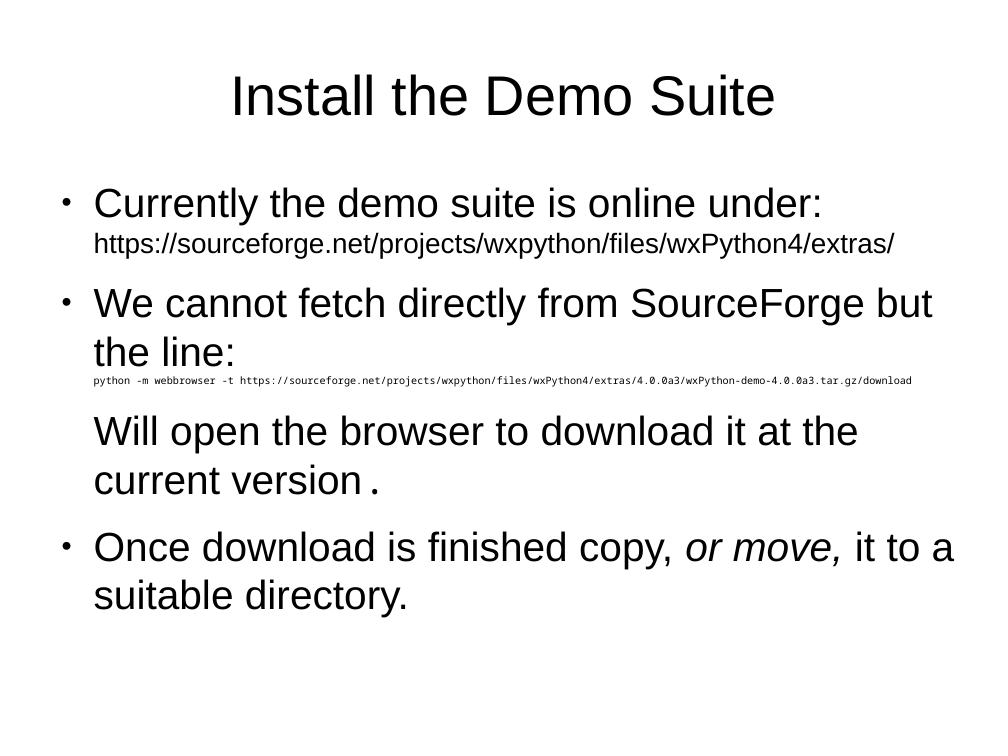
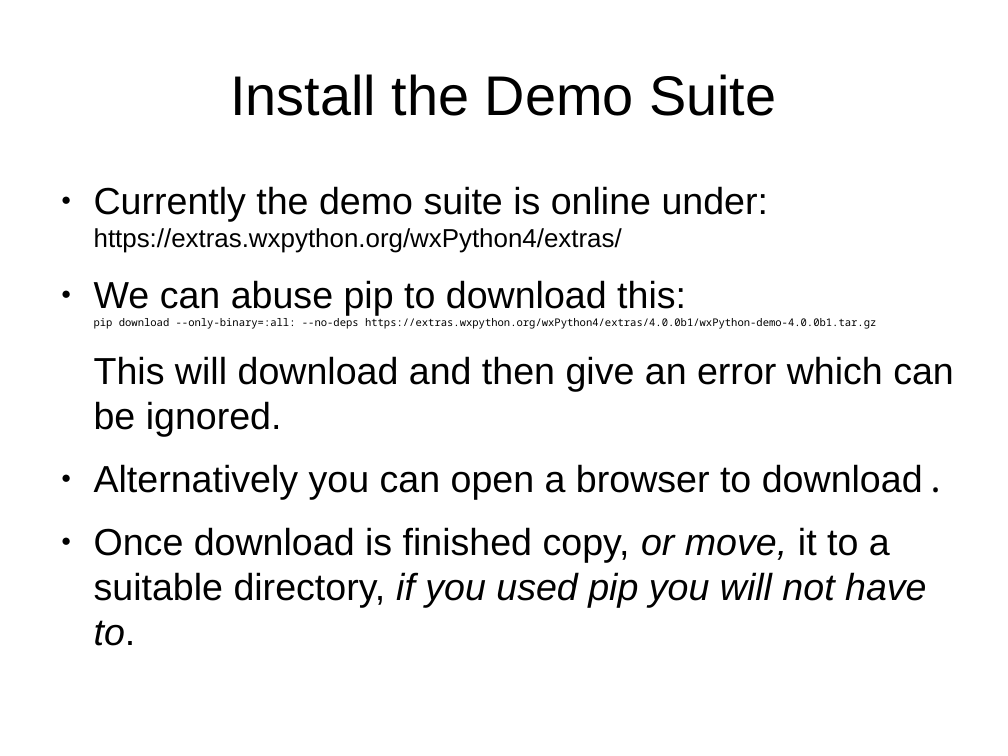
Before and after one commit to GadgetSteve/wxPython-Intro, a slide deck: slide 5 of 01-IntroInstall.odp. Drawn at 1008x756 pixels with LibreOffice and Linux fonts; fonts in the diff are those of the drawing. Boxes give left, top, right and bottom in pixels: in the first picture for what was removed or moved away, otherwise in the second. Text is boxed around its words. In the diff, an @@ line names an element or a change of style, - is before the commit and + after.

Commit message:
Updated for release 4.0.0b1 & new location for extras

```diff
--- a/01-IntroInstall.odp
+++ b/01-IntroInstall.odp
@@ text at bbox=[94, 186, 954, 608]: text changed; size 32 to 29.6 pt @@
-● Currently the demo suite is online under: https://sourceforge.net/projects/wxpython/files/wxPython4/extras/
-● We cannot fetch directly from SourceForge but the line:
-  python -m webbrowser -t https://sourceforge.net/projects/wxpython/files/wxPython4/extras/4.0.0a3/wxPython-demo-4.0.0a3.tar.gz/download
-Will open the browser to download it at the current version.
-● Once download is finished copy, or move, it to a suitable directory.
+● Currently the demo suite is online under: https://extras.wxpython.org/wxPython4/extras/
+● We can abuse pip to download this:
+  pip download --only-binary=:all: --no-deps https://extras.wxpython.org/wxPython4/extras/4.0.0b1/wxPython-demo-4.0.0b1.tar.gz
+This will download and then give an error which can be ignored.
+● Alternatively you can open a browser to download.
+● Once download is finished copy, or move, it to a suitable directory, if you used pip you will not have to.
```
Also in this commit, not shown: 3 other slides changed, 2 other files.
